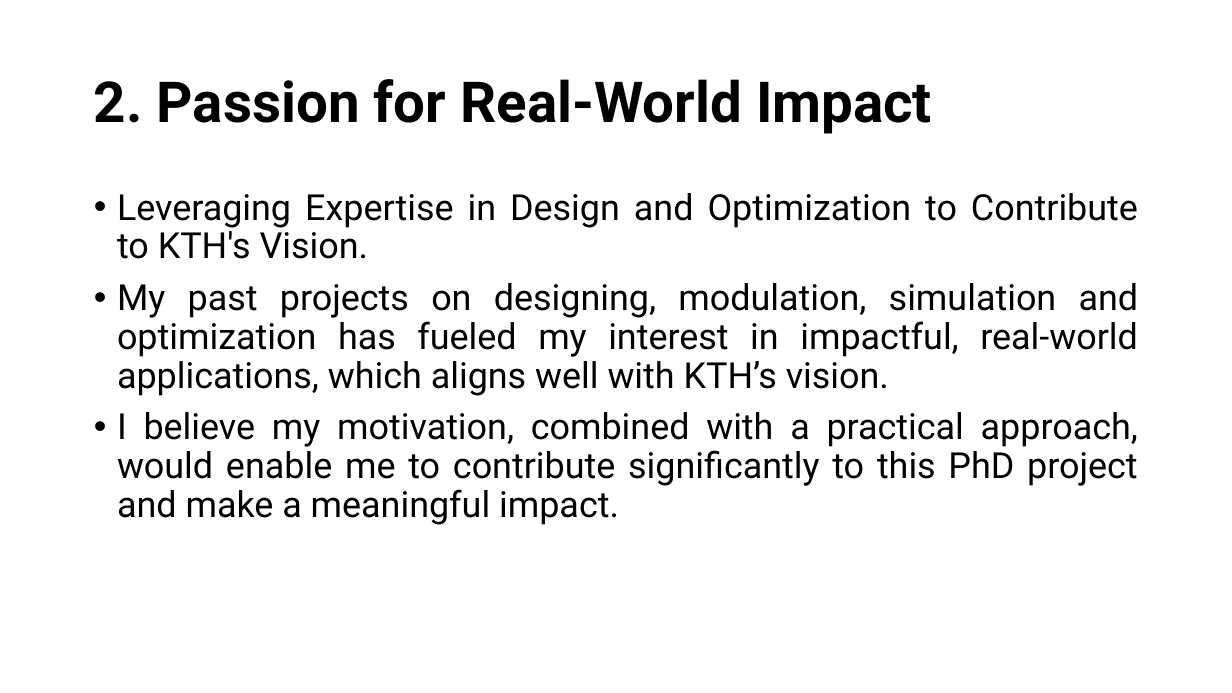
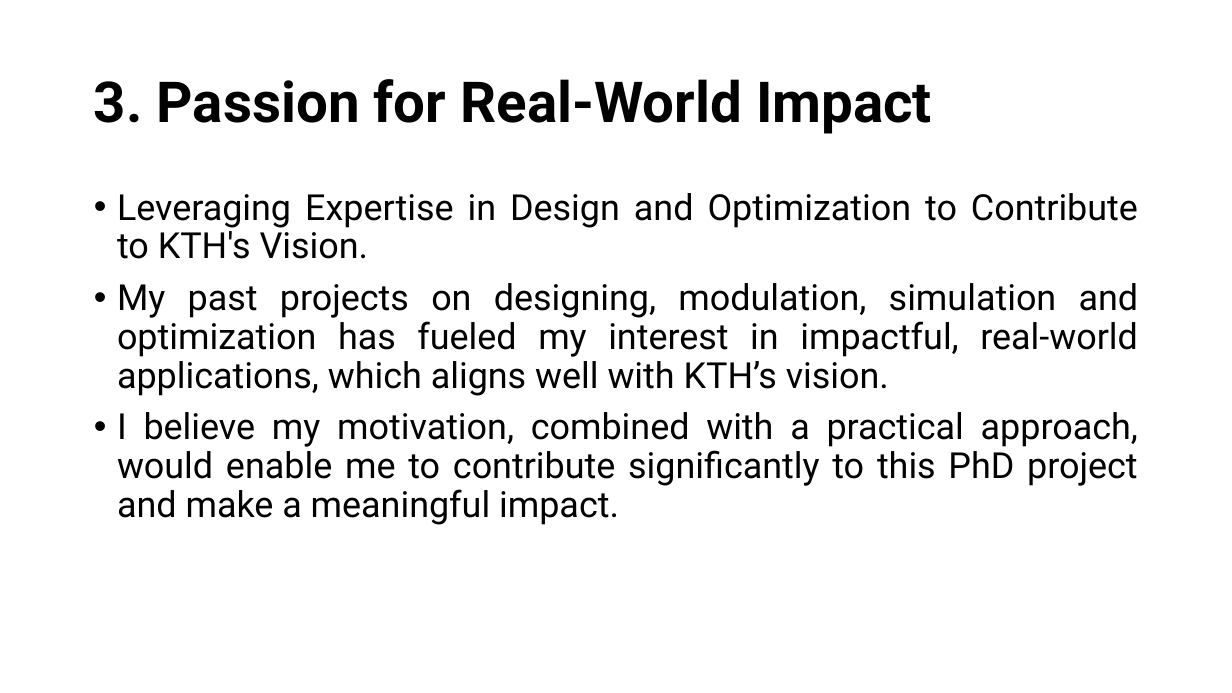
Before and after one commit to HeiderJeffer/Modeling-for-Societal-Complexity-in-Healthcare, a slide deck: slide 13 of Background and motivation.pptx (slide 11 before the commit). Drawn at 1232x693 pixels with LibreOffice and Linux fonts; fonts in the diff are those of the drawing. Boxes give left, top, right and bottom in pixels: in the first picture for what was removed or moved away, otherwise in the second. Text is boxed around its words. In the diff, an @@ line names an element or a change of style, - is before the commit and + after.

```diff
--- a/Background and motivation.pptx
+++ b/Background and motivation.pptx
@@ title at box(94, 79, 932, 134): text changed @@
-2. Passion for Real-World Impact
+3. Passion for Real-World Impact
```
Also in this commit, not shown: 3 other slides changed, 3 slides added, 1 slide removed.
